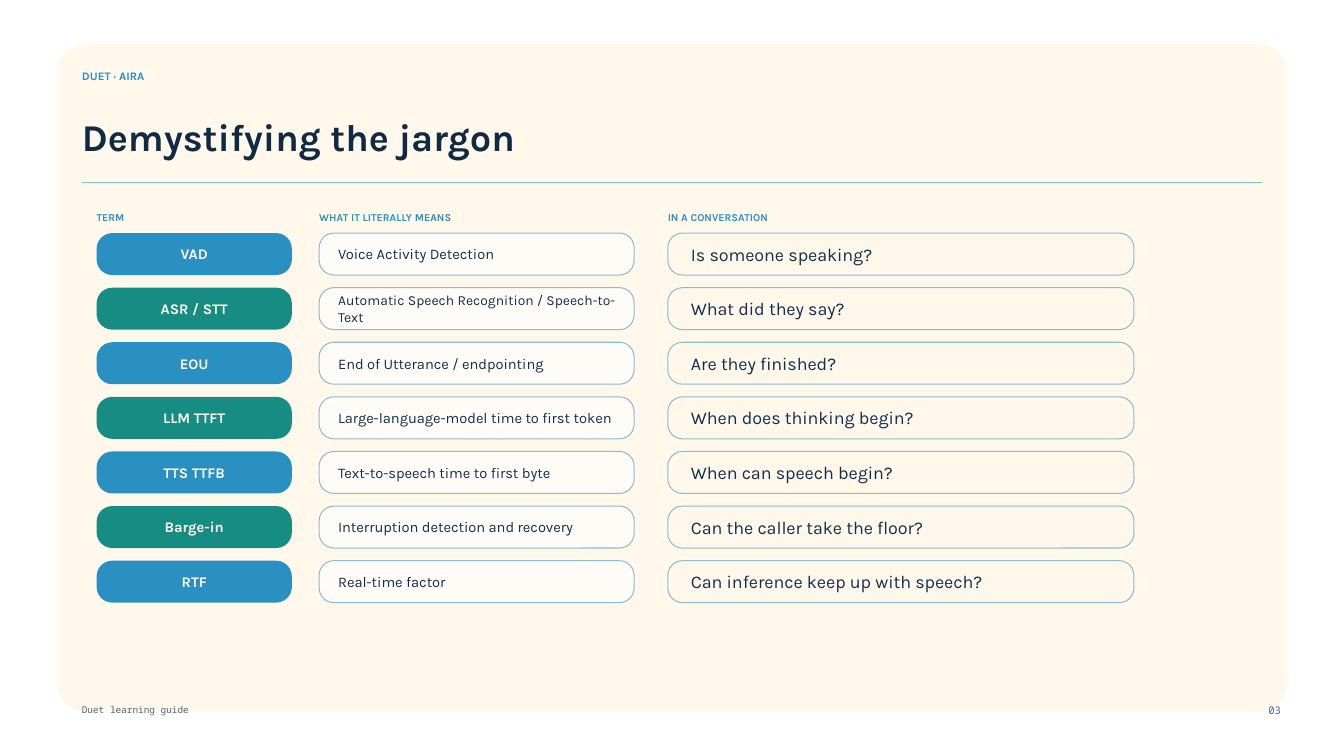
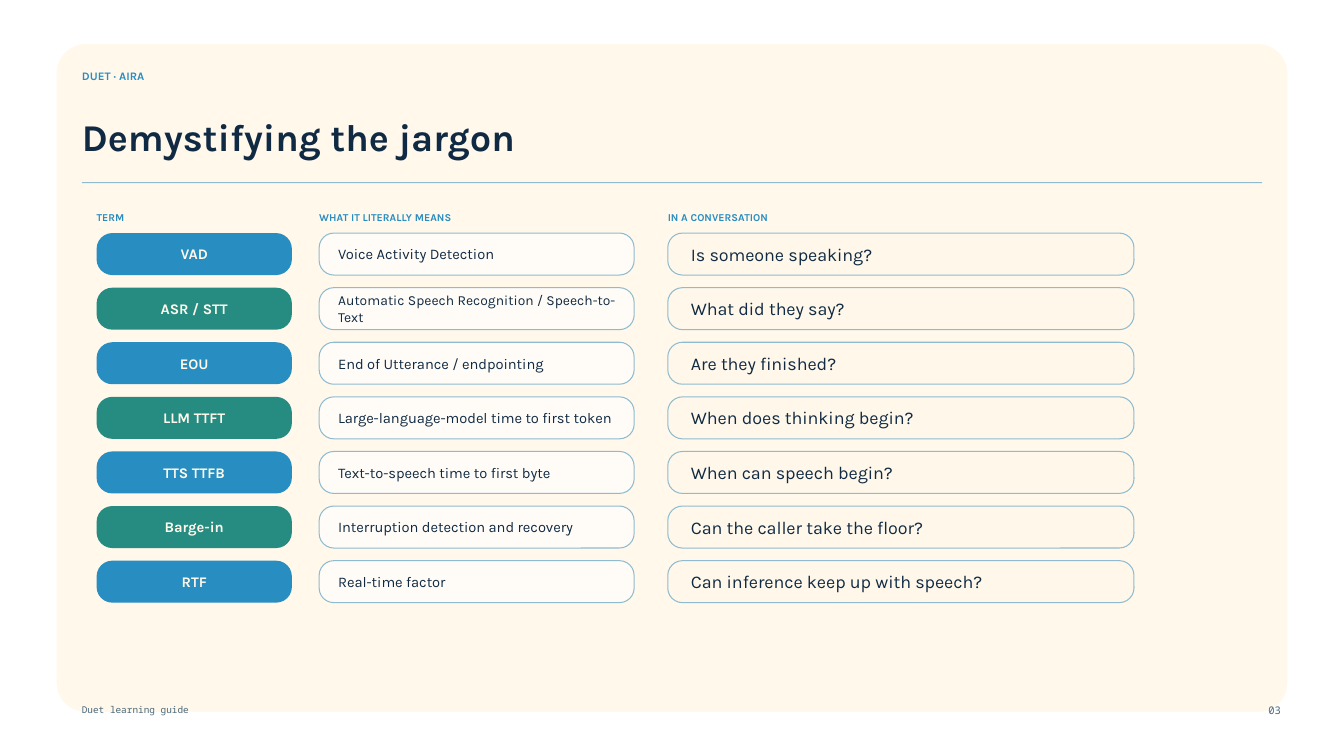
Before and after one commit to mssharatchandra/duet, a slide deck: slide 3 of docs/talk/Duet_Aira_Voice_AI_Tech_Talk_2026-08-25.pptx. Drawn at 1344x756 pixels with LibreOffice and Linux fonts; fonts in the diff are those of the drawing; background and template pictures are left out. Boxes give left, top, right and bottom in pixels: in the first picture for what was removed or moved away, otherwise in the second. Text is boxed around its words. In the diff, an @@ line names an element or a change of style, - is before the commit and + after.

```diff
--- a/docs/talk/Duet_Aira_Voice_AI_Tech_Talk_2026-08-25.pptx
+++ b/docs/talk/Duet_Aira_Voice_AI_Tech_Talk_2026-08-25.pptx
@@ fill #168C82 to #268C82 in 3 elements at <box>97,287,292,330</box>, <box>97,397,292,440</box>, <box>97,506,292,548</box> @@
```
Also in this commit, not shown: 5 other slides changed, 2 other files.
